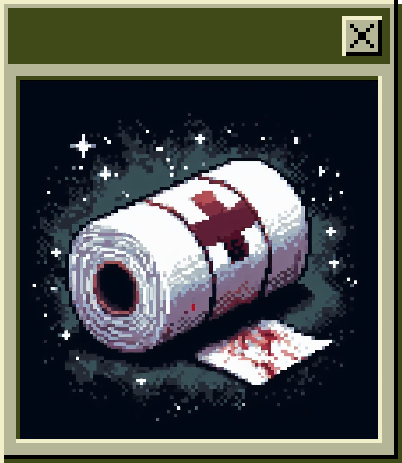
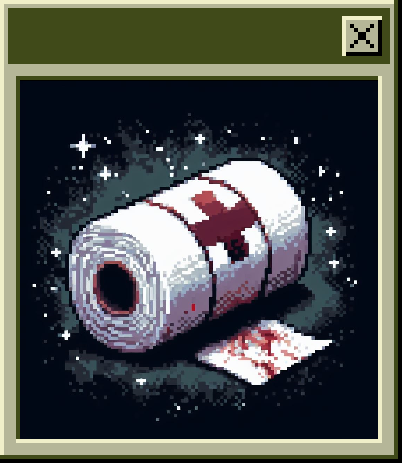
Before/after of a 402 × 463 layered artwork. What changed in the layer stack:
painted on "Layer 13" over (x1=0, y1=0, x2=402, y2=463)
